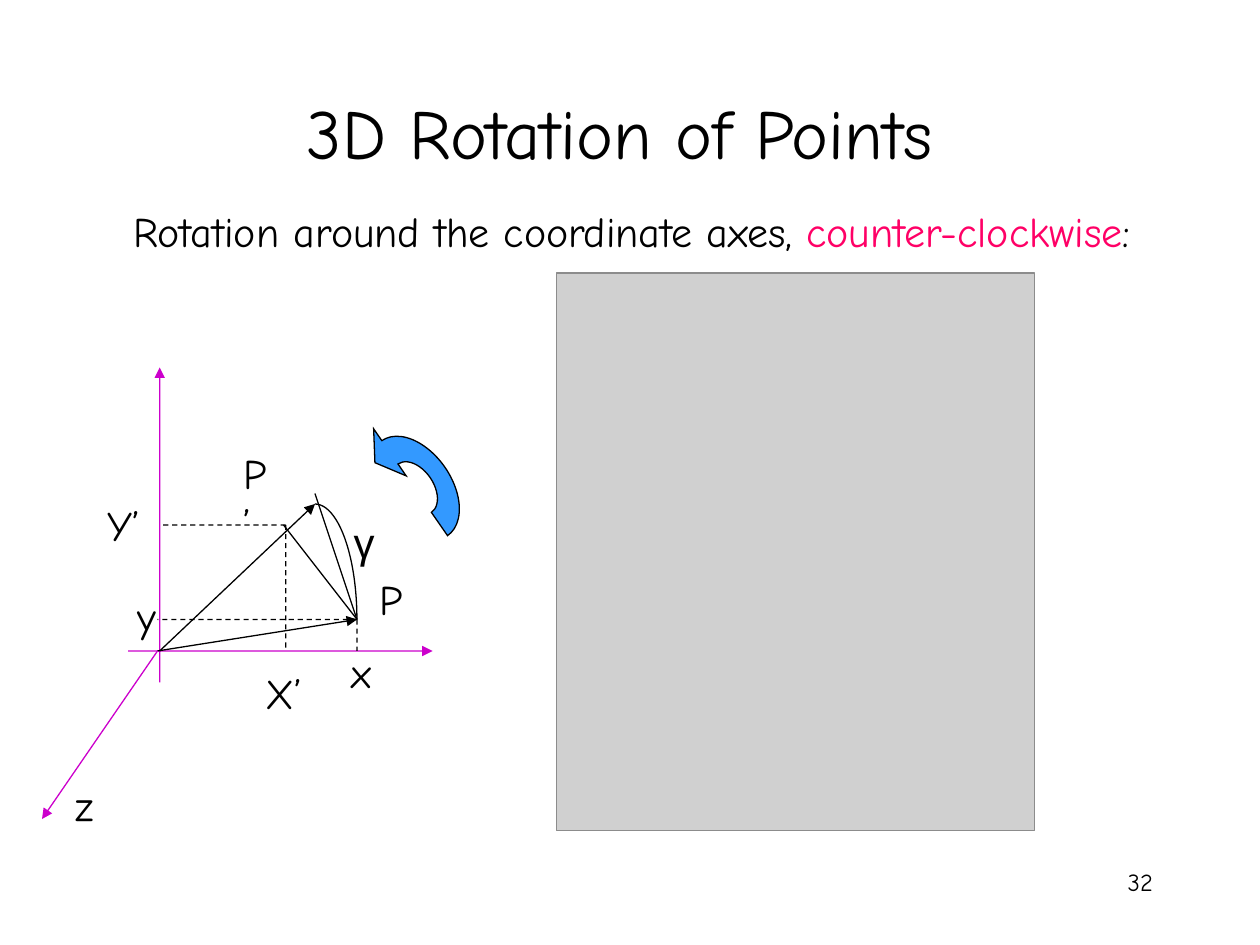
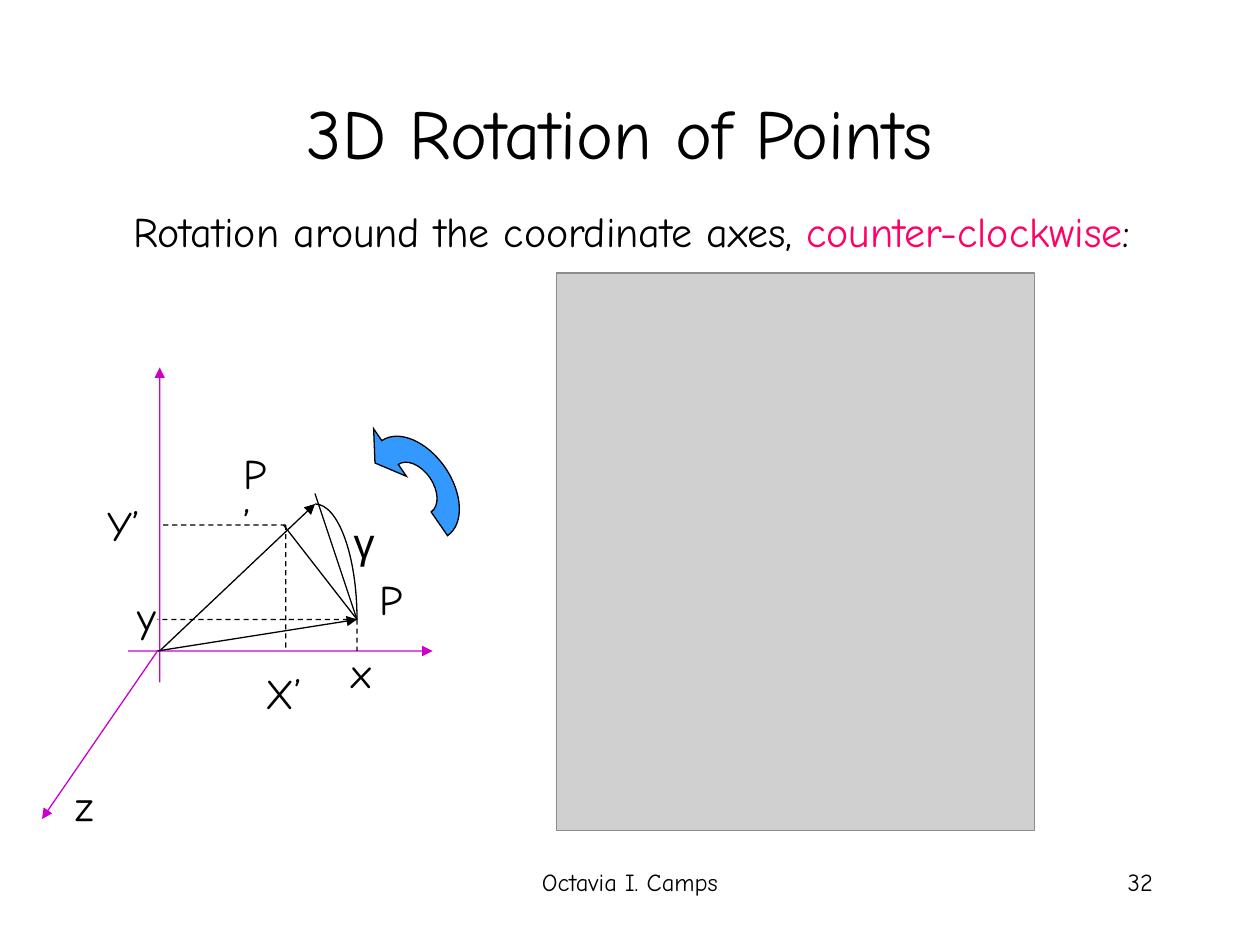
Before and after one commit to amitrokh/CMSC498F, a slide deck: slide 32 of lectures/week_1/linearalgebra.ppt. Drawn at 1260x945 pixels with LibreOffice and Linux fonts; fonts in the diff are those of the drawing; grey boxes stand for pictures; background and template pictures are left out. Boxes give left, top, right and bottom in pixels: in the first picture for what was removed or moved away, otherwise in the second. Text is boxed around its words. In the diff, an @@ line names an element or a change of style, - is before the commit and + after.

```diff
--- a/lectures/week_1/linearalgebra.ppt
+++ b/lectures/week_1/linearalgebra.ppt
@@ text added at bbox=[542, 874, 718, 896], 14 pt, text #000000 @@
+Octavia I. Camps
```
Also in this commit, not shown: 31 other slides changed.
